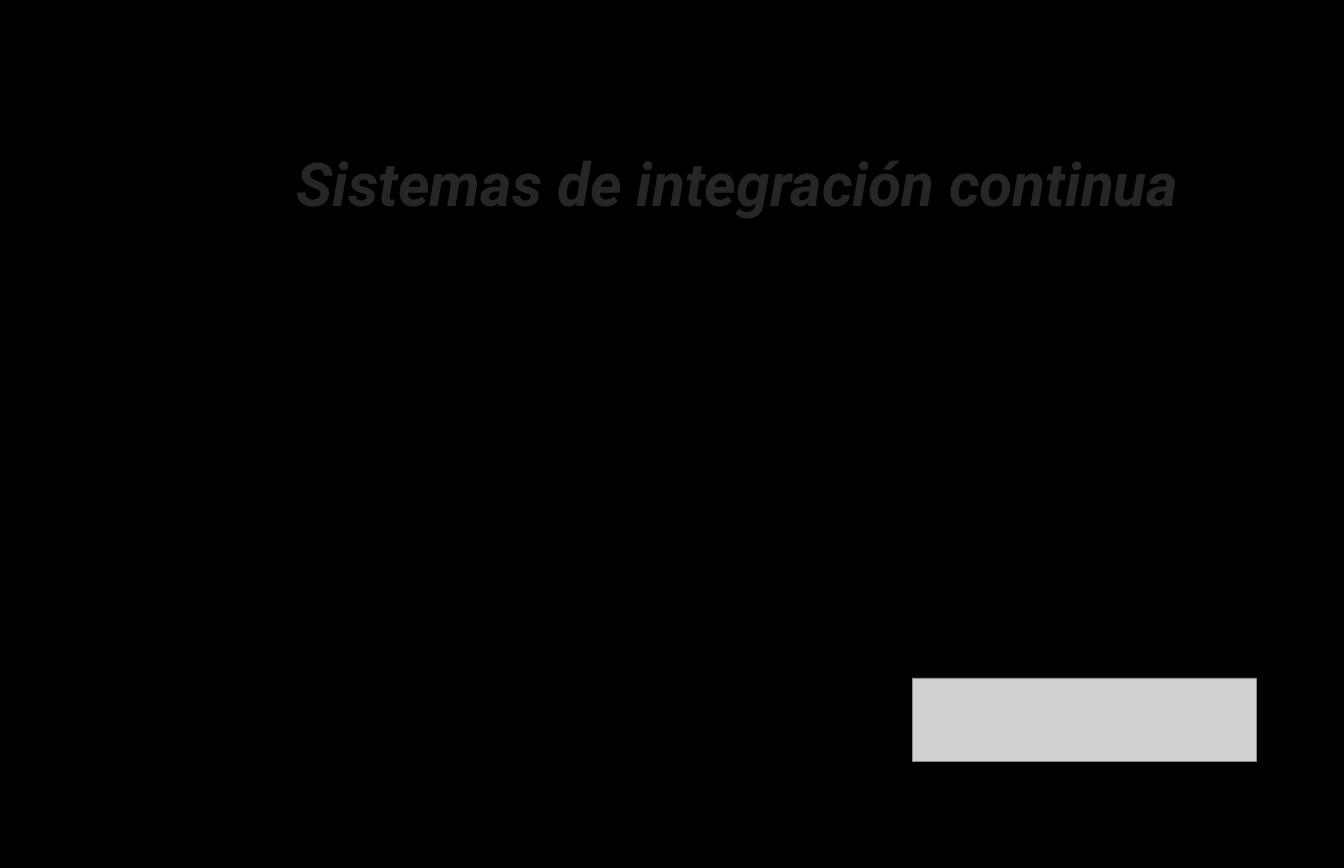
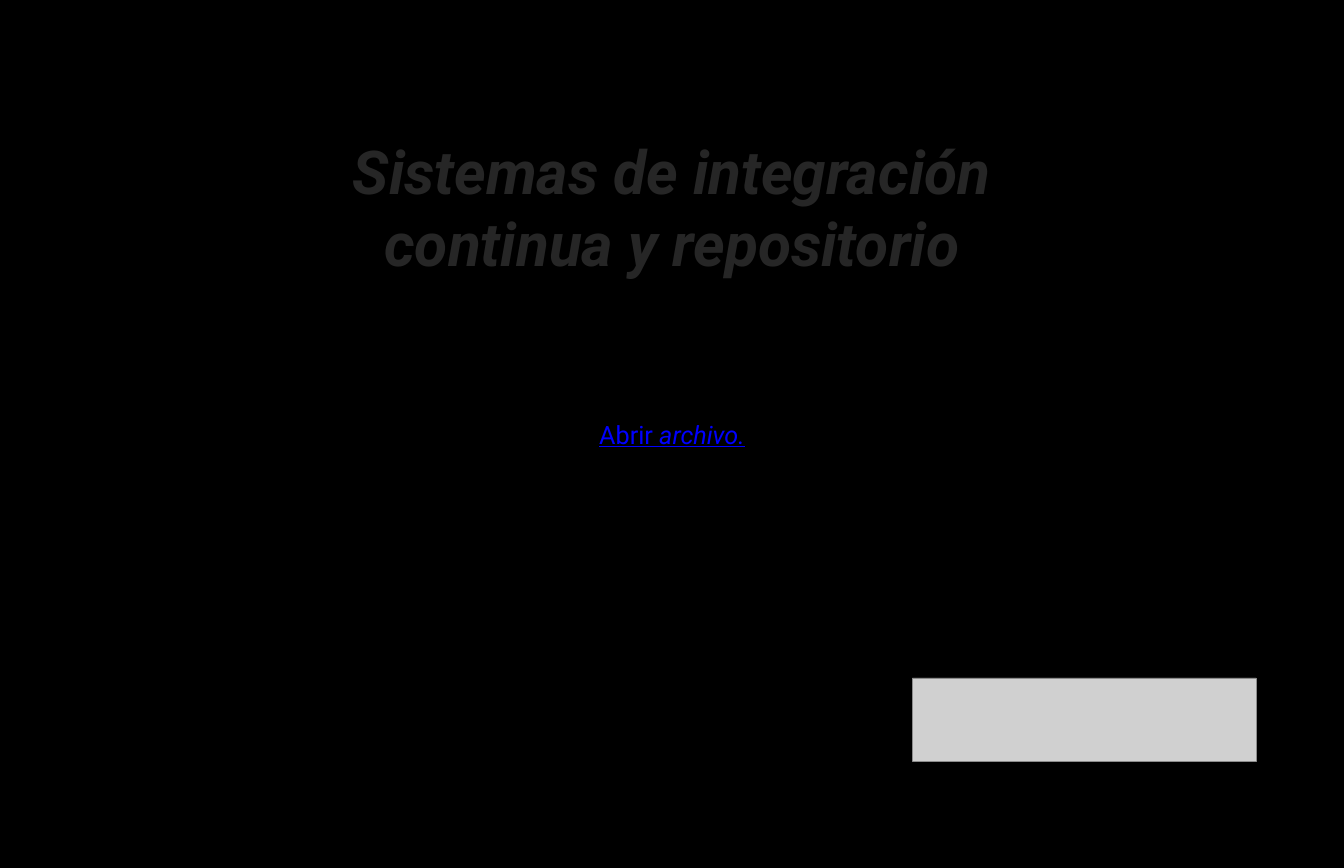
Before and after one commit to Qrlean/Qrlean, a slide deck: slide 11 of 3.Diseño/Presentacion2tri.pptx. Drawn at 1344x868 pixels with LibreOffice and Linux fonts; fonts in the diff are those of the drawing; grey boxes stand for pictures; background and template pictures are left out. Boxes give left, top, right and bottom in pixels: in the first picture for what was removed or moved away, otherwise in the second. Text is boxed around its words. In the diff, an @@ line names an element or a change of style, - is before the commit and + after.

```diff
--- a/3.Diseño/Presentacion2tri.pptx
+++ b/3.Diseño/Presentacion2tri.pptx
@@ title at (x1=353, y1=131, x2=991, y2=283): text changed @@
-Sistemas de integración continua
+Sistemas de integración continua y repositorio
@@ text added at (x1=599, y1=425, x2=745, y2=447), 36 pt, text #0000FF, italic, underline @@
+Abrir archivo.
```
Also in this commit, not shown: 4 other slides changed, 1 slide added, 2 slides removed.
